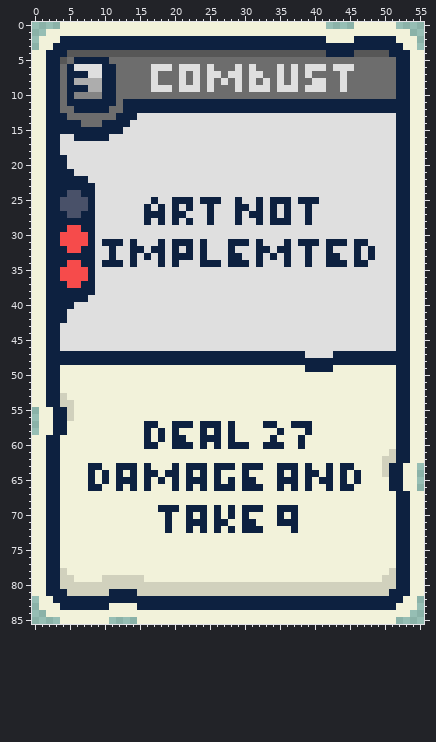
Sprite sheet: Art/Cards/013 Combust.png. The picture above was drawn from the file before the commit.
The file is 56x86 pixels.
Once edited:
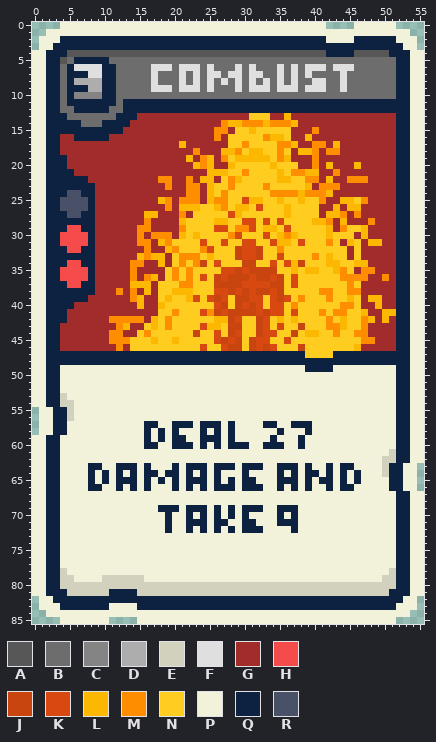
Palette (. is transparent): A #575757  B #6d6d6d  C #848484  D #adadad  E #d1d1bd  F #dfdfdf  G #a22c2c  H #f64b4b  J #c84510  K #d74910  L #fcb800  M #ff8d00  N #ffcc20  P #f2f2da  Q #0d2140  R #495169
Changes in this commit:
Changed rows in their new state; - is an unchanged pixel.
first column x 4:
13 -----------GGGGGGGGGGGGGGGGNNNGGLGGGGGGGGGGGGGGG
14 ----------GGGGGGGGGGGGGMLLMMMLMMMLGGGGGGGGGGGGGG
15 ---------GGGGGGGGGGGGGMMGNNLNNNNNGGGMGGGGGGGGGGG
16 GG-----GGGGGGGGGGGGGGGMGNNNNNMLLNGGLGGGGGGGGGGGG
17 GGGGGGGGGGGGGGGGGLGGGGGGNNMNNNNMMLGGMMGLGGGGGGGG
18 GGGGGGGGGGGGGGGGGGGMGGGLLMNLLNNMNGLLMGMMGGGGGGGG
19 -GGGGGGGGGGGGGGGGGLGMLGMNLLLLLNMLGGGMGGGGGGGGGGG
20 -GGGGGGGGGGGGGGGGGGLMLGGLNNNNNLNNNGGMGLGGGLGGGGG
21 --GGGGGGGGGGGGGGGGGGGLLLNNMNNNNLNMMLLGGMGGGGGGGG
22 ----GGGGGGGGGGMMGGMGLLGNMLNNNNNLLNNMMGLGGMMMGGGG
23 -----GGGGGGGGGGMGGMMGLNNMNNNNMNNNNNLGMMMGGGGGGGG
24 -----GGGGGGGGGGGGGMMGLNMNNNNNNMMMMLMMMLGGGGGGGGG
25 -----GGGGGGGGGLMGMMMGLMMNNKLLNNLNNLNNMGGLLNMGGGG
26 -----GGGGGGGGGGMGLLLNNLMNLLNKNNNLNNNNGGLGLLGGGGG
27 -----GGGGGGGLLGGGMGNNNNNKLNNNNNNLNNNNGLLMGMGGGGG
28 -----GGGGGGGMGGGGLNNNNLLNNKKNKNKNNNNLLMGLGGGMGGG
29 -----GGGGGGMMGGGGMNNNNKKNMMKNLLNKNNNNNLGMNNLGGGG
30 -----GGGGGGMGMMMGLNLNNNNMKNNNKNLMLNNNNLNNNGLGGGG
31 -----GGGGGGMMGLMNNNNKNNKNNKKNNKLLNKNNNMNGLNGLLGG
32 -----GGGGGGGMGGLMNNNMKNNNJKKJNNMNNNNNNNNNGNGGGGG
33 -----GGGGGGLMLLGNMMMNLNNNJKKJNNKNNNNMNLNNGNGGGGG
34 -----GGGGGMMGGLGNMNMJNKNNNJJNNKNKLJNNNLLNNLLGGGG
35 -----GGGGGMGGGGNMNMNNNNKKJKJJJJNNLNLLNNLMNGMMGGG
36 -----GGGGGMGMLGNMNMNKNJKJJJKJJKJNKNNNNNNMMMMGGMG
37 -----GGGGGLLLGNNNMMNNNJJJJKKKKJJNKNNNNNNNMNGGGGG
38 -----GGGMGMGLGNNLLLNNNKKJKJKJJKJNNNNNMMNNMMGGGGG
39 ----GGGGGGMLGGNLNNLKNKJKNJJKKNKJKNMNNNMNNLNGLLGG
40 --GGGGGGGGGLGGLNNNNNNNKJNJKJKNKKNMNNNNNNMMNGGLGG
41 -GGGGGGGGGGGGGNNMNNNKMJKJJJJKJKKNKNNNMNMMNNLGGLL
42 -GGGGGGMMMMMGLNMNNNNNNLLJKNNJKNLNLNNNNMNLNNMLGLG
43 GGGGGGGGMLGGNLNMNNNNKLLNJJNNJKNKNNJNNNMMLNNMGGGG
44 GGGGGGGMMGGNMNNNNNNJNNKNJKNNJKKNNJNLLNNMNNMMGGGG
45 GGGGGGGMMMNNNLNNLNNNNNKJKJNJKKNNKNNNNNNNNNNMMGGG
46 GGGGGGGGMGNNNNNNNNNNKNNKJJNJKJKNNNJNNNNNNNLGGGGG
47 -----------------------------------NNNN---------
Changed places in both pictures, as pixel boxes (x1, y1, x2, y2):
changed: (60, 113, 396, 358)
